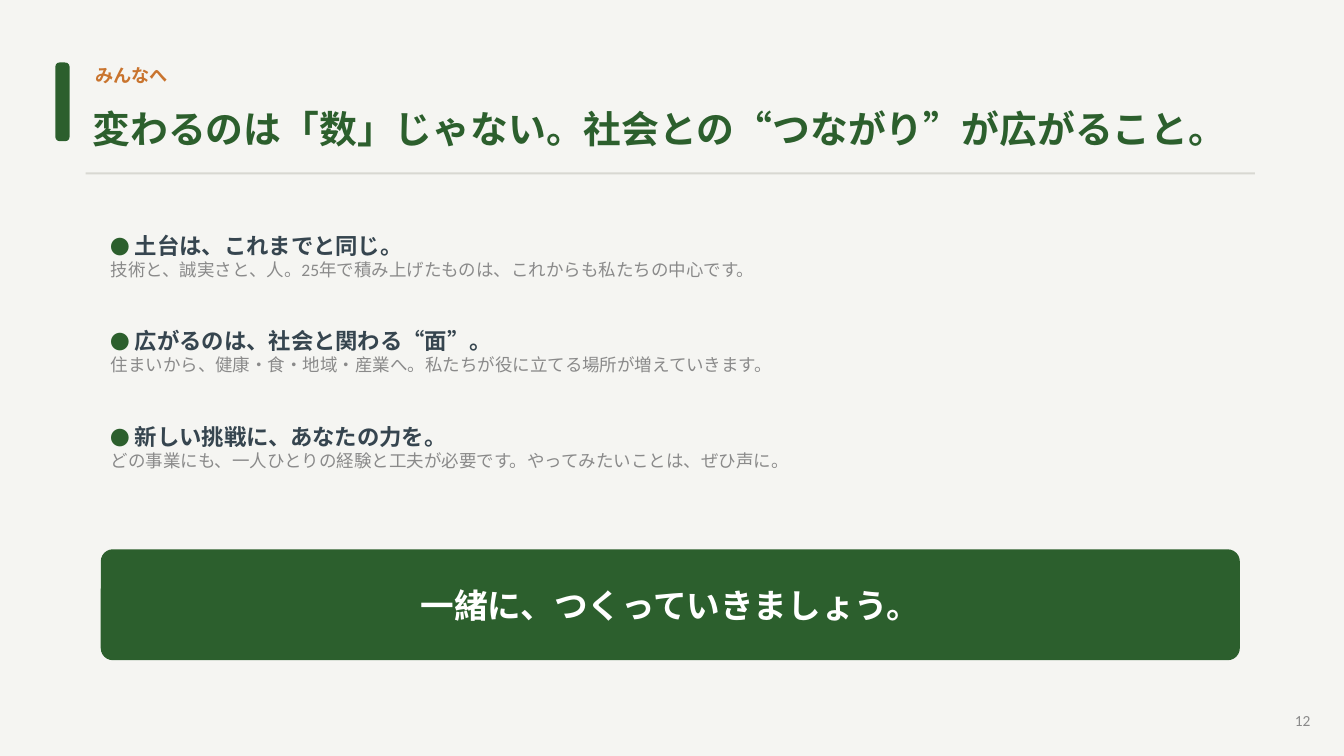
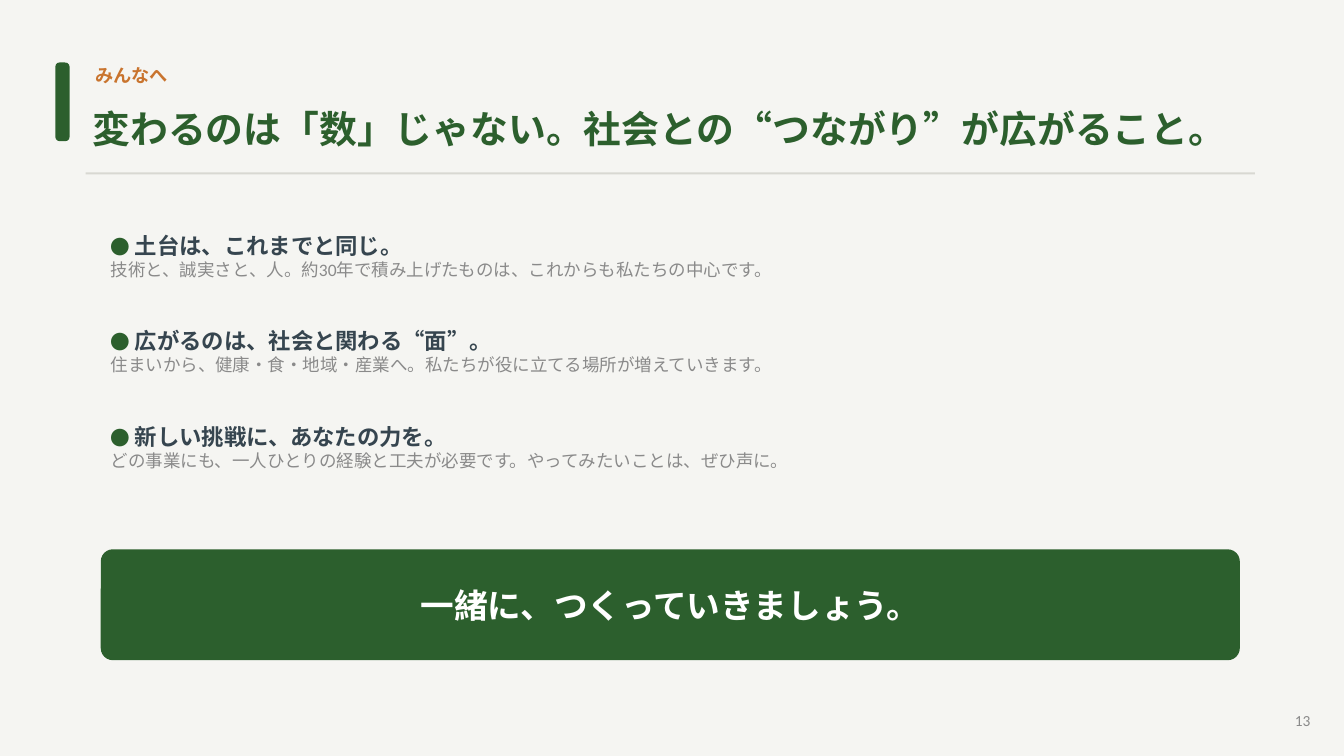
Before and after one commit to hiroaki-hab/test-repo-my-first-codex-smart-support-dev, a slide deck: slide 13 of 光和工業_ビジョン資料.pptx (slide 12 before the commit). Drawn at 1344x756 pixels with LibreOffice and Linux fonts; fonts in the diff are those of the drawing. Boxes give left, top, right and bottom in pixels: in the first picture for what was removed or moved away, otherwise in the second. Text is boxed around its words. In the diff, an @@ line names an element or a change of style, - is before the commit and + after.

```diff
--- a/光和工業_ビジョン資料.pptx
+++ b/光和工業_ビジョン資料.pptx
@@ text at [111,261,772,278]: text changed @@
-技術と、誠実さと、人。25年で積み上げたものは、これからも私たちの中心です。
+技術と、誠実さと、人。約30年で積み上げたものは、これからも私たちの中心です。
@@ text at [1295,716,1311,726]: text changed @@
-12
+13
```
Also in this commit, not shown: 4 other slides changed, 1 slide added, 13 other files.
